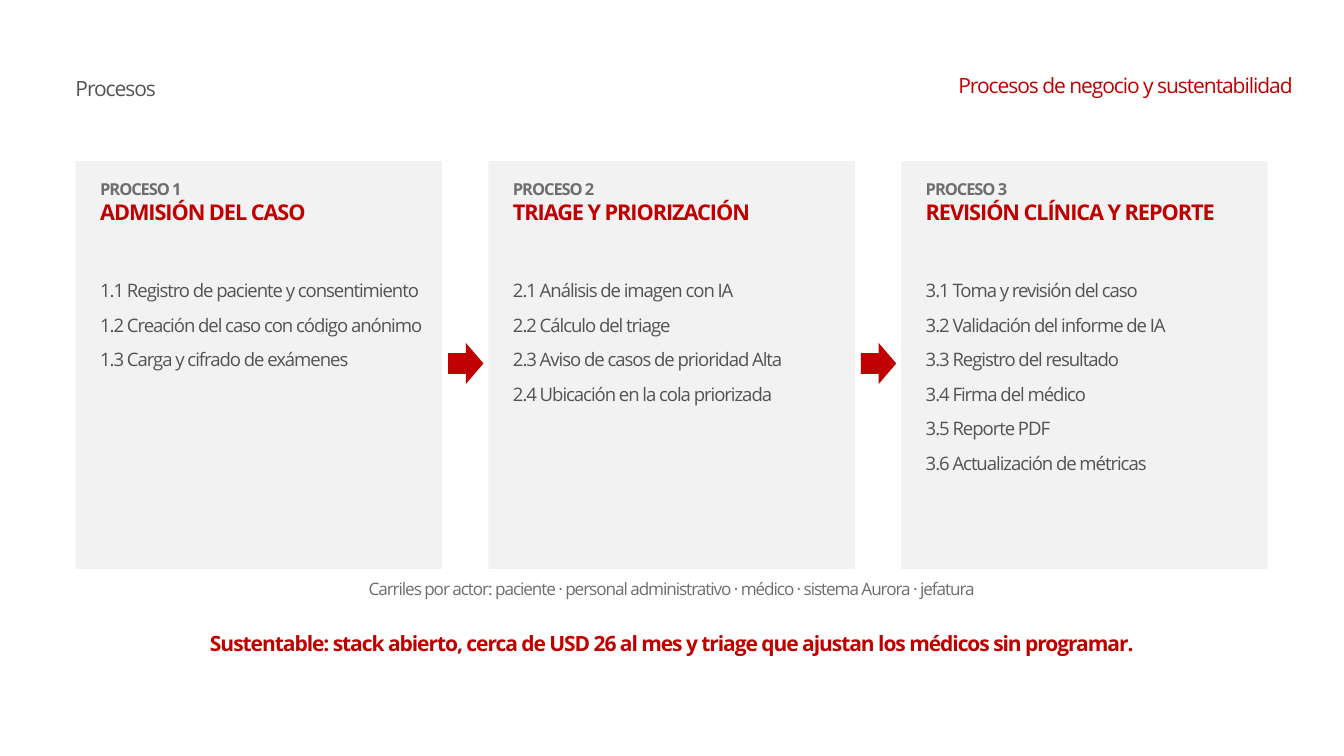
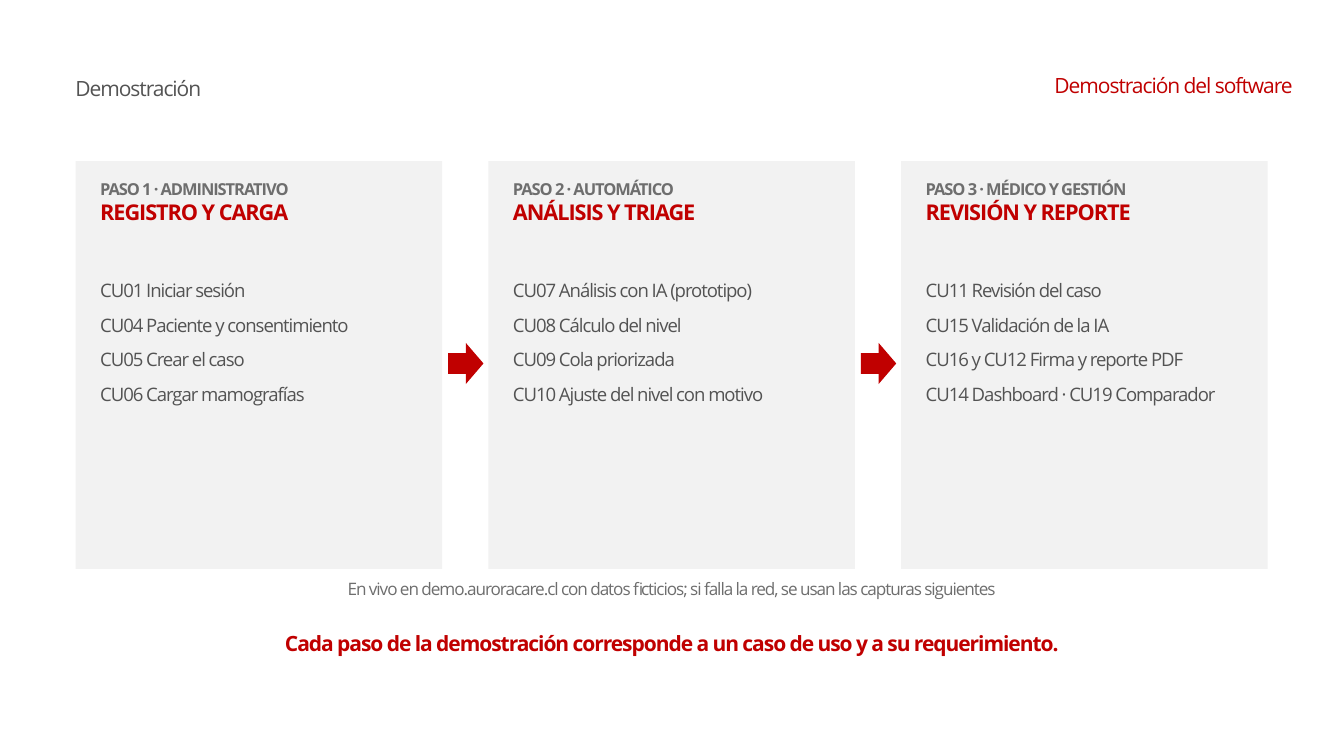
Before and after one commit to conEFE/Proyecto-Aurora, a slide deck: slide 9 of docs/informe_final/presentacion/Presentacion_Aurora_Informe_Final.pptx (slide 5 before the commit). Drawn at 1344x756 pixels with LibreOffice and Linux fonts; fonts in the diff are those of the drawing; background and template pictures are left out. Boxes give left, top, right and bottom in pixels: in the first picture for what was removed or moved away, otherwise in the second. Text is boxed around its words. In the diff, an @@ line names an element or a change of style, - is before the commit and + after.

```diff
--- a/docs/informe_final/presentacion/Presentacion_Aurora_Informe_Final.pptx
+++ b/docs/informe_final/presentacion/Presentacion_Aurora_Informe_Final.pptx
@@ text at (x1=75, y1=80, x2=201, y2=96): text changed @@
-Procesos
+Demostración
@@ text at (x1=1054, y1=77, x2=1293, y2=94): text changed @@
-Procesos de negocio y sustentabilidad
+Demostración del software
@@ text at (x1=100, y1=183, x2=289, y2=221): text changed; size 31 to 23.5 pt; text colour #C00000 to #6E6E6E @@
-PROCESO 1
-ADMISIÓN DEL CASO
+PASO 1 · ADMINISTRATIVO
+REGISTRO Y CARGA
@@ text at (x1=513, y1=180, x2=695, y2=221): text changed; size 31 to 23.5 pt; text colour #C00000 to #6E6E6E @@
-PROCESO 2
-TRIAGE Y PRIORIZACIÓN
+PASO 2 · AUTOMÁTICO
+ANÁLISIS Y TRIAGE
@@ text at (x1=926, y1=180, x2=1131, y2=221): text changed; size 31 to 23.5 pt; text colour #C00000 to #6E6E6E @@
-PROCESO 3
-REVISIÓN CLÍNICA Y REPORTE
+PASO 3 · MÉDICO Y GESTIÓN
+REVISIÓN Y REPORTE
@@ text at (x1=100, y1=283, x2=348, y2=406): text changed @@
-1.1 Registro de paciente y consentimiento
-1.2 Creación del caso con código anónimo
-1.3 Carga y cifrado de exámenes
+CU01 Iniciar sesión
+CU04 Paciente y consentimiento
+CU05 Crear el caso
+CU06 Cargar mamografías
@@ text at (x1=513, y1=283, x2=763, y2=406): text changed @@
-2.1 Análisis de imagen con IA
-2.2 Cálculo del triage
-2.3 Aviso de casos de prioridad Alta
-2.4 Ubicación en la cola priorizada
+CU07 Análisis con IA (prototipo)
+CU08 Cálculo del nivel
+CU09 Cola priorizada
+CU10 Ajuste del nivel con motivo
@@ text at (x1=926, y1=283, x2=1215, y2=406): text changed @@
-3.1 Toma y revisión del caso
-3.2 Validación del informe de IA
-3.3 Registro del resultado
-3.4 Firma del médico
-3.5 Reporte PDF
-3.6 Actualización de métricas
+CU11 Revisión del caso
+CU15 Validación de la IA
+CU16 y CU12 Firma y reporte PDF
+CU14 Dashboard · CU19 Comparador
@@ text at (x1=348, y1=582, x2=995, y2=599): text changed @@
-Carriles por actor: paciente · personal administrativo · médico · sistema Aurora · jefatura
+En vivo en demo.auroracare.cl con datos ficticios; si falla la red, se usan las capturas siguientes
@@ text at (x1=285, y1=635, x2=1059, y2=656): text changed @@
-Sustentable: stack abierto, cerca de USD 26 al mes y triage que ajustan los médicos sin programar.
+Cada paso de la demostración corresponde a un caso de uso y a su requerimiento.
```
Also in this commit, not shown: 10 other slides changed, 12 slides added, 2 other files.
